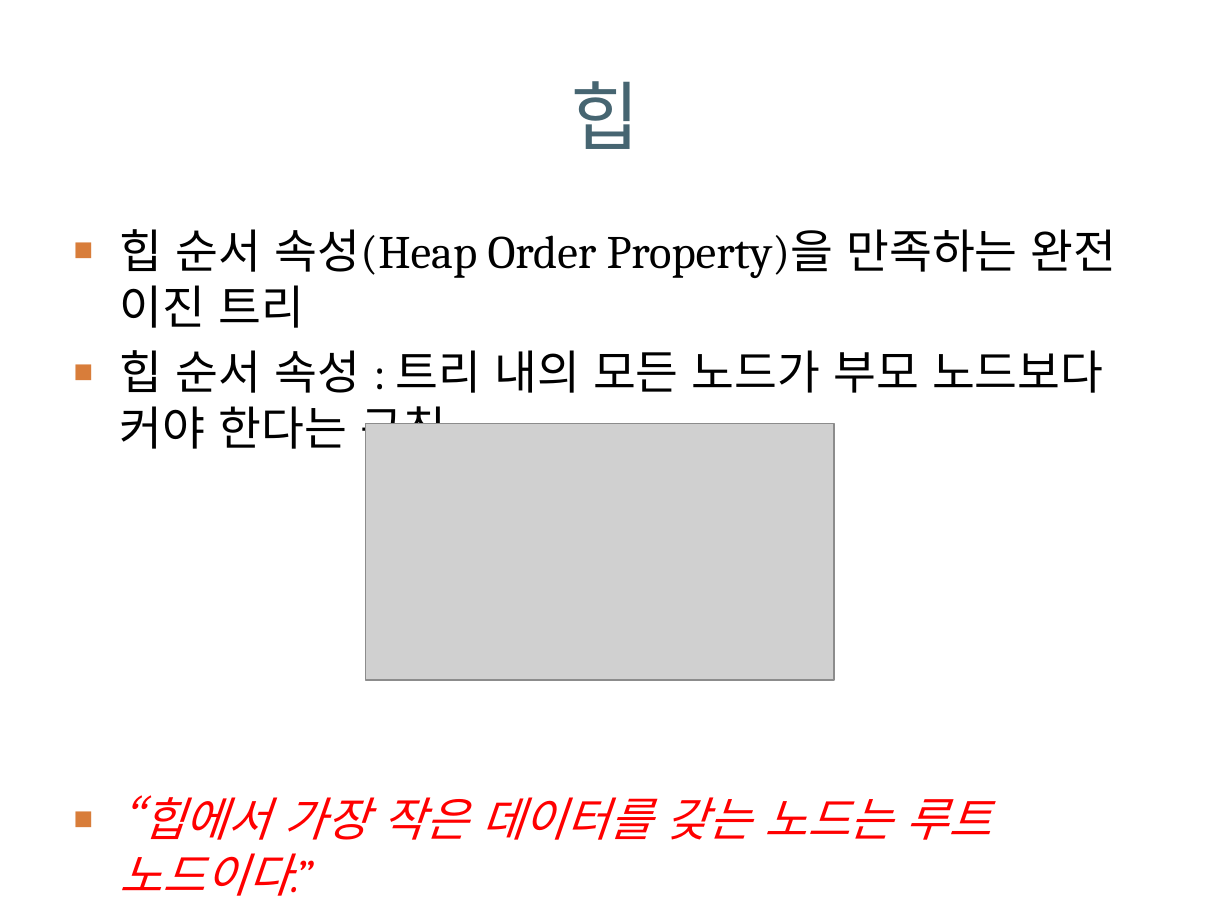
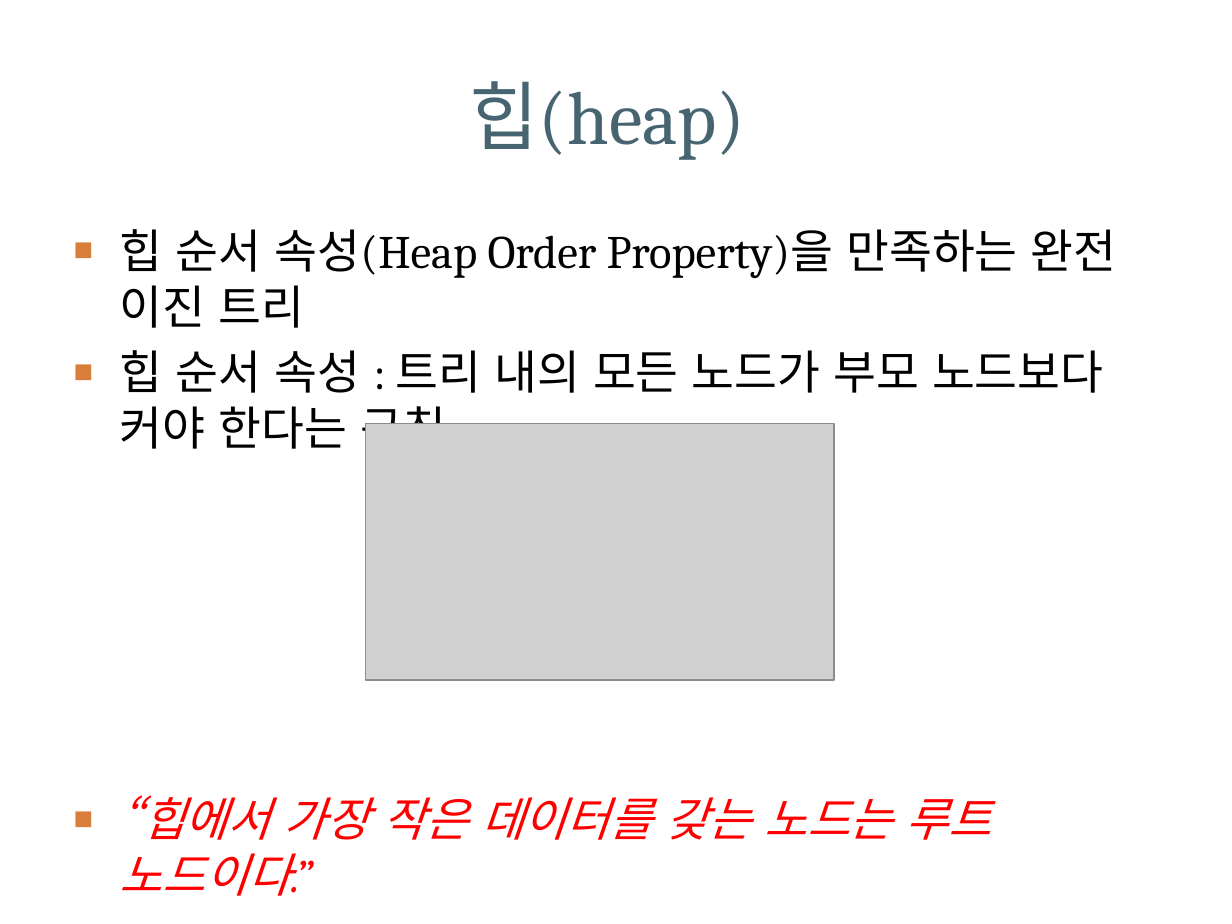
Before and after one commit to dknife/ProgrammingChallenges, a slide deck: slide 17 of LectureNotes/day2.pptx. Drawn at 1232x924 pixels with LibreOffice and Linux fonts; fonts in the diff are those of the drawing; grey boxes stand for pictures; background and template pictures are left out. Boxes give left, top, right and bottom in pixels: in the first picture for what was removed or moved away, otherwise in the second. Text is boxed around its words. In the diff, an @@ line names an element or a change of style, - is before the commit and + after.

```diff
--- a/LectureNotes/day2.pptx
+++ b/LectureNotes/day2.pptx
@@ title at (x1=469, y1=81, x2=745, y2=160): text changed @@
-힙
+힙(heap)
```
Also in this commit, not shown: 8 other slides changed, 1 other file.
